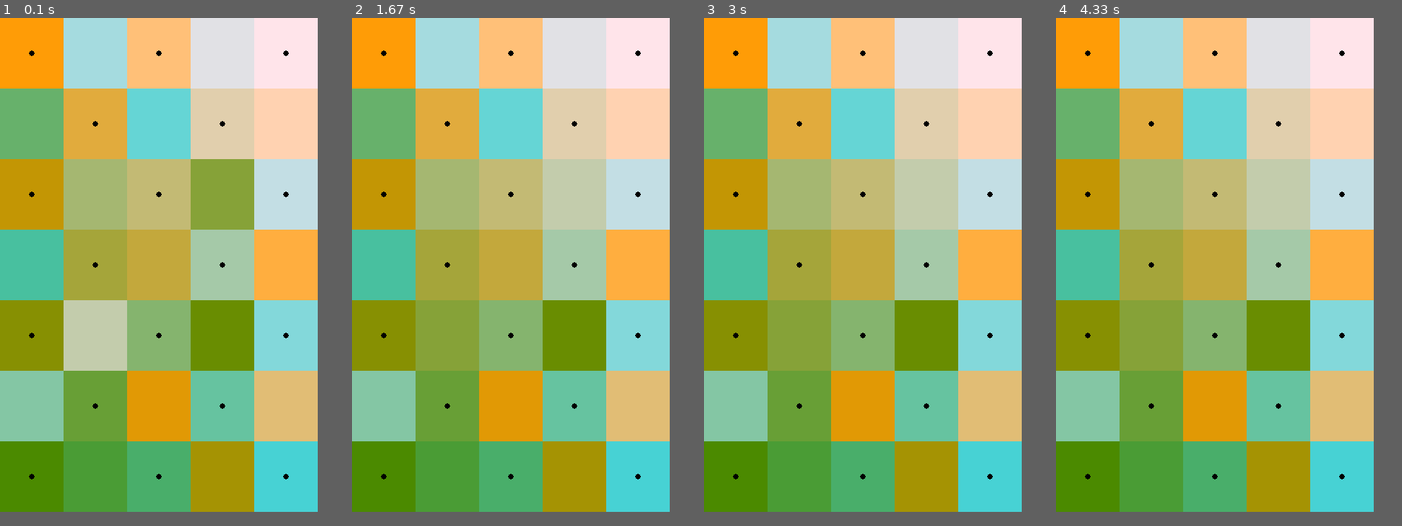
Above: before the commit, frames 1-4 (left to right).
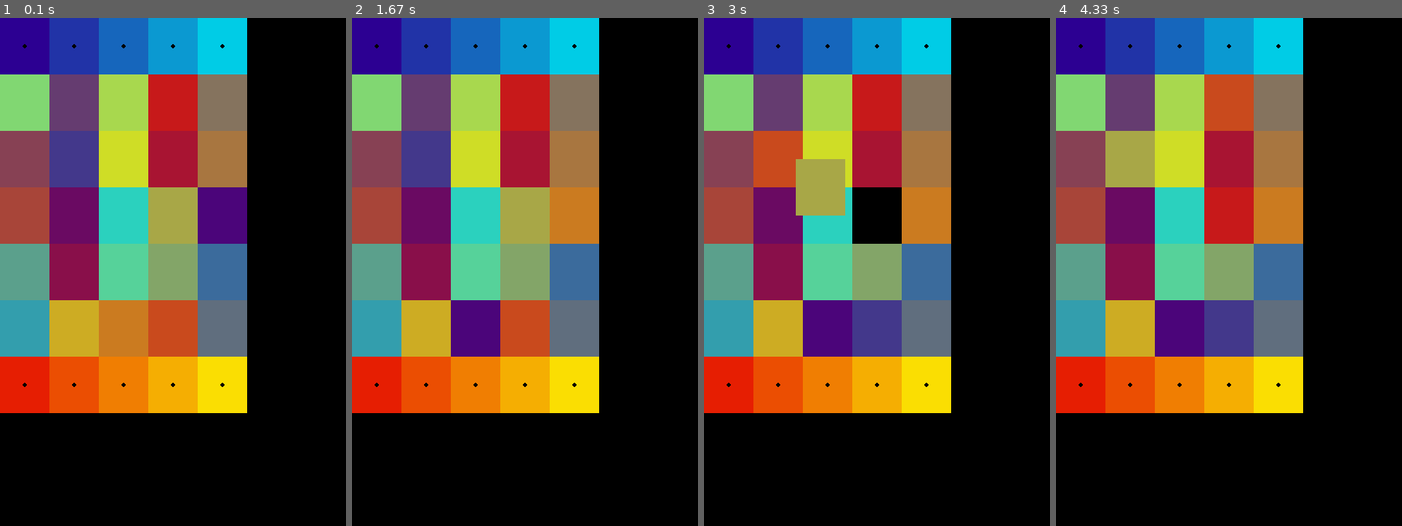
Above: after the commit, the same moments.

Repository: Angelina-ainel/PyGame-Project
Game: pygame game, started from field.py
Same seed, same stepped clock (60 frames per second), same inputs: the game is played once before the commit and once after it.
Inputs (mouse positions are in pixels of both pictures, inside the frame that each line leads up to):
- Up to frame 1 (0.1 s): no input
- Up to frame 2 (1.67 s): press the mouse at (424, 104) at 0.37 s; move the mouse to (469, 119) at 0.47 s; release the mouse at (511, 134) at 0.6 s; press the mouse at (476, 327) at 1.2 s; move the mouse to (528, 261) at 1.3 s; release the mouse at (580, 200) at 1.43 s
- Up to frame 3 (3 s): press the mouse at (776, 160) at 2.03 s; move the mouse to (825, 251) at 2.13 s; release the mouse at (873, 343) at 2.27 s; press the mouse at (877, 216) at 2.87 s; move the mouse to (821, 185) at 2.97 s
- Up to frame 4 (4.33 s): release the mouse at (1118, 160) at 3.1 s; press the mouse at (1229, 216) at 3.7 s; move the mouse to (1225, 160) at 3.8 s; release the mouse at (1225, 109) at 3.93 s
In our replay, the window is 450x700 before the commit and 490x720 after it. These sizes can differ from the game's own. Grey fills any space a smaller window leaves; there, only what the larger window draws over its background counts as a difference.

The runs differ from the first frame. In frame 1, 88% of the frame differs, in the area x 0-92%, y 0-98%; in frame 2, 88%; in frame 3, 88%; in frame 4, 88%.

Commit message:
more easy levels

Diff:
--- a/field.py
+++ b/field.py
@@ -13,9 +13,10 @@
 
 
 pg.init()
-width, height = size = 450, 700
+width, height = size = 490, 720
 screen = pg.display.set_mode(size)
 count = 0
+
 
 class Element(pg.sprite.Sprite):
     def __init__(self, row, col, top, cell_size, color, fixed, id, *groups):
@@ -199,25 +200,25 @@
 
 
 def create_particles(position, group):
-    particle_count = 35
+    particle_count = 30
     numbers = range(-6, 7)
     for _ in range(particle_count):
         Particle(position, random.choice(numbers), random.choice(numbers))
 
 
 if __name__ == '__main__':
-    lt = np.array(ImageColor.getcolor('#FF9C06', "RGB"))
-    rt = np.array(ImageColor.getcolor('#FFE5EC', "RGB"))
-    lb = np.array(ImageColor.getcolor('#488700', "RGB"))
-    rb = np.array(ImageColor.getcolor('#41CFD4', "RGB"))
+    lt = np.array(ImageColor.getcolor('#2C0092', "RGB"))
+    rt = np.array(ImageColor.getcolor('#00CFE6', "RGB"))
+    lb = np.array(ImageColor.getcolor('#EB2300', "RGB"))
+    rb = np.array(ImageColor.getcolor('#FFE600', "RGB"))
     all_sprites = pg.sprite.Group()
-    level = Field(5, 7, lt, rt, lb, rb, 'chess')
-    level.set_view(0, 0, (90, 100))
+    level = Field(5, 7, lt, rt, lb, rb, 'horizontal lines')
+    level.set_view(0, 0, (70, 80))
     running = True
     level.render()
     screen2 = pg.Surface(size)
     level_helping = Field(5, 7, lt, rt, lb, rb, 'no_fixed')
-    level_helping.set_view(0, 0, (90, 100))
+    level_helping.set_view(0, 0, (70, 80))
     level_helping.render()
     level_helping.sprite_group1.draw(screen2)
     level.mix_elements()
--- a/testing.py
+++ b/testing.py
@@ -153,7 +153,7 @@
 
 
 pg.init()
-con = sqlite3.connect("color_schemes2.db")
+con = sqlite3.connect("color_schemes.db")
 query = """SELECT levels.id, levels.left_top, levels.right_top, levels.left_bottom, levels.right_bottom, levels.size,
 levels.cell_size, templates.type, difficulties.difficulty
 FROM levels INNER JOIN templates ON templates.id = levels.template
Binary file changed: color_schemes.db
Binary file added: data/beginner_18.jpg
Binary file added: data/beginner_19.jpg
